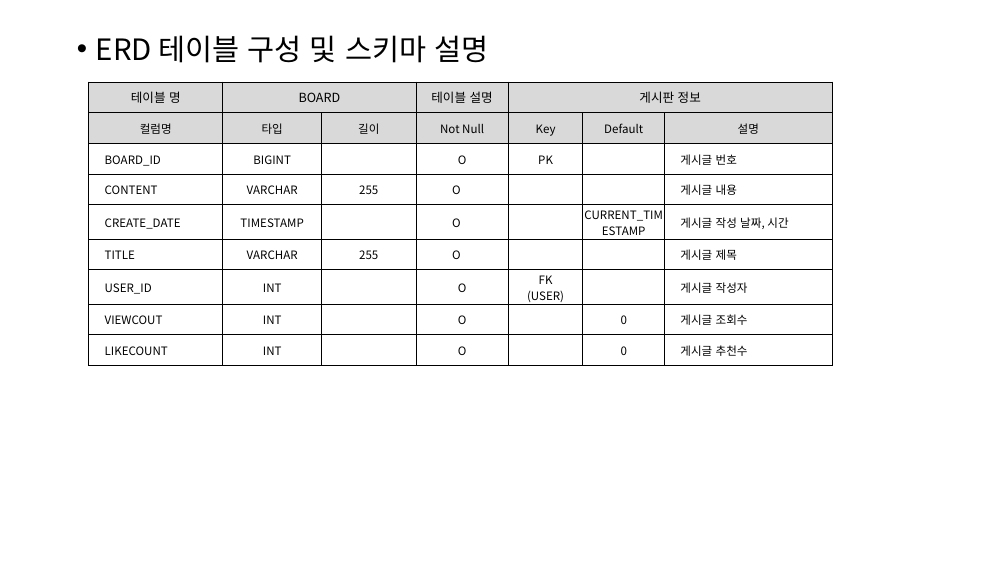
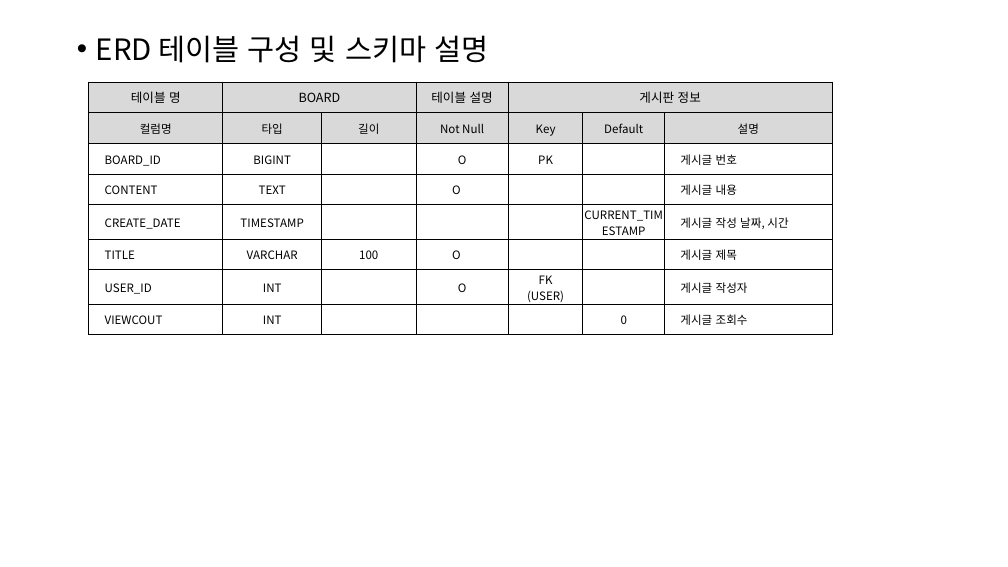
Before and after one commit to hahahahohohoho/mini_project, a slide deck: slide 29 of 빅데이터프로젝트계획서 (1).pptx (slide 28 before the commit). Drawn at 1008x567 pixels with LibreOffice and Linux fonts; fonts in the diff are those of the drawing. Boxes give left, top, right and bottom in pixels: in the first picture for what was removed or moved away, otherwise in the second. Text is boxed around its words. In the diff, an @@ line names an element or a change of style, - is before the commit and + after.

```diff
--- a/빅데이터프로젝트계획서 (1).pptx
+++ b/빅데이터프로젝트계획서 (1).pptx
@@ table at [88, 82, 833, 329] @@
-row 4, column 2: VARCHAR
+row 4, column 2: TEXT
-row 4, column 3: 255
+row 4, column 3: 
-row 5, column 4: O
+row 5, column 4: 
-row 6, column 3: 255
+row 6, column 3: 100
-row 8: VIEWCOUT | INT |  | O |  | 0 | 게시글 조회수
-row 9: LIKECOUNT | INT |  | O |  | 0 | 게시글 추천수
+row 8: VIEWCOUT | INT |  |  |  | 0 | 게시글 조회수
```
Also in this commit, not shown: 13 other slides changed, 4 slides added, 11 other files.
